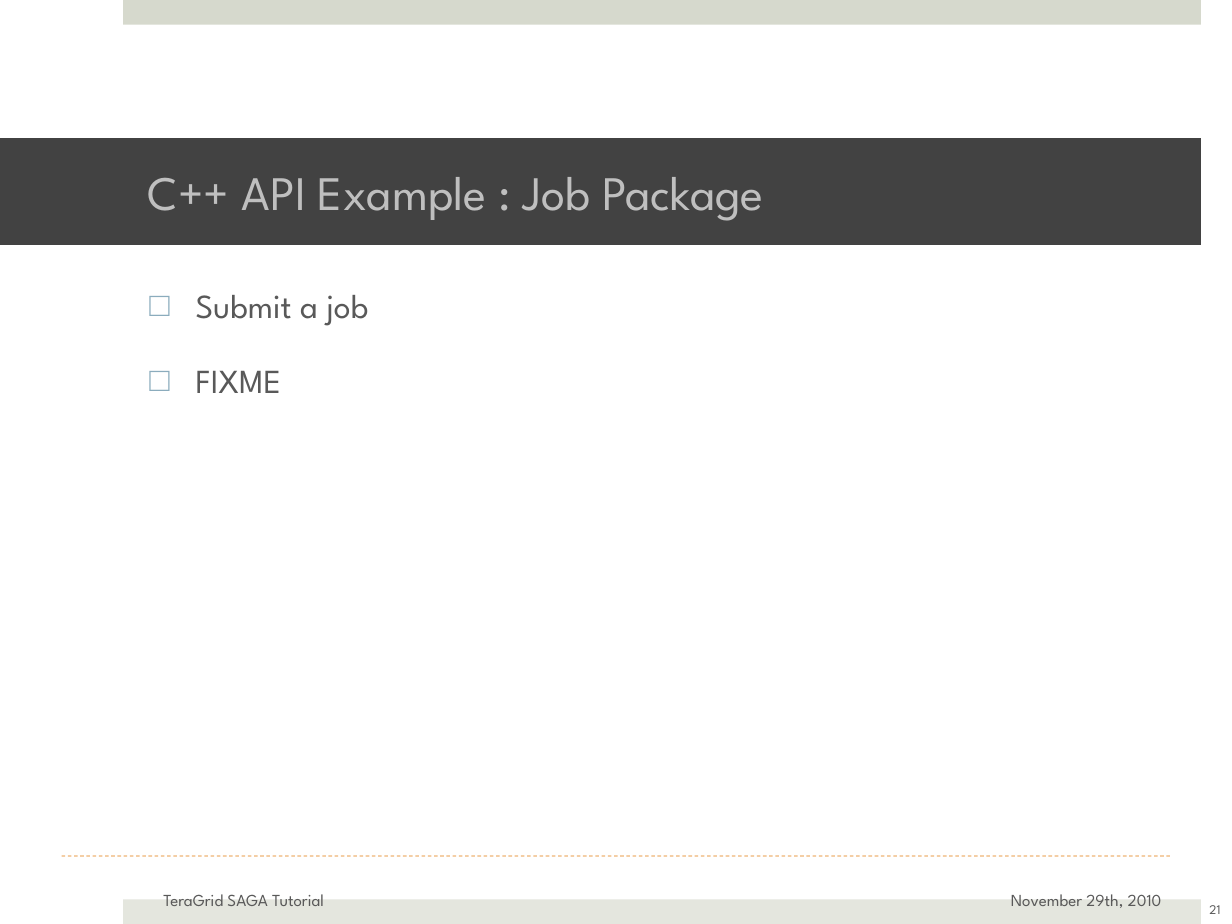
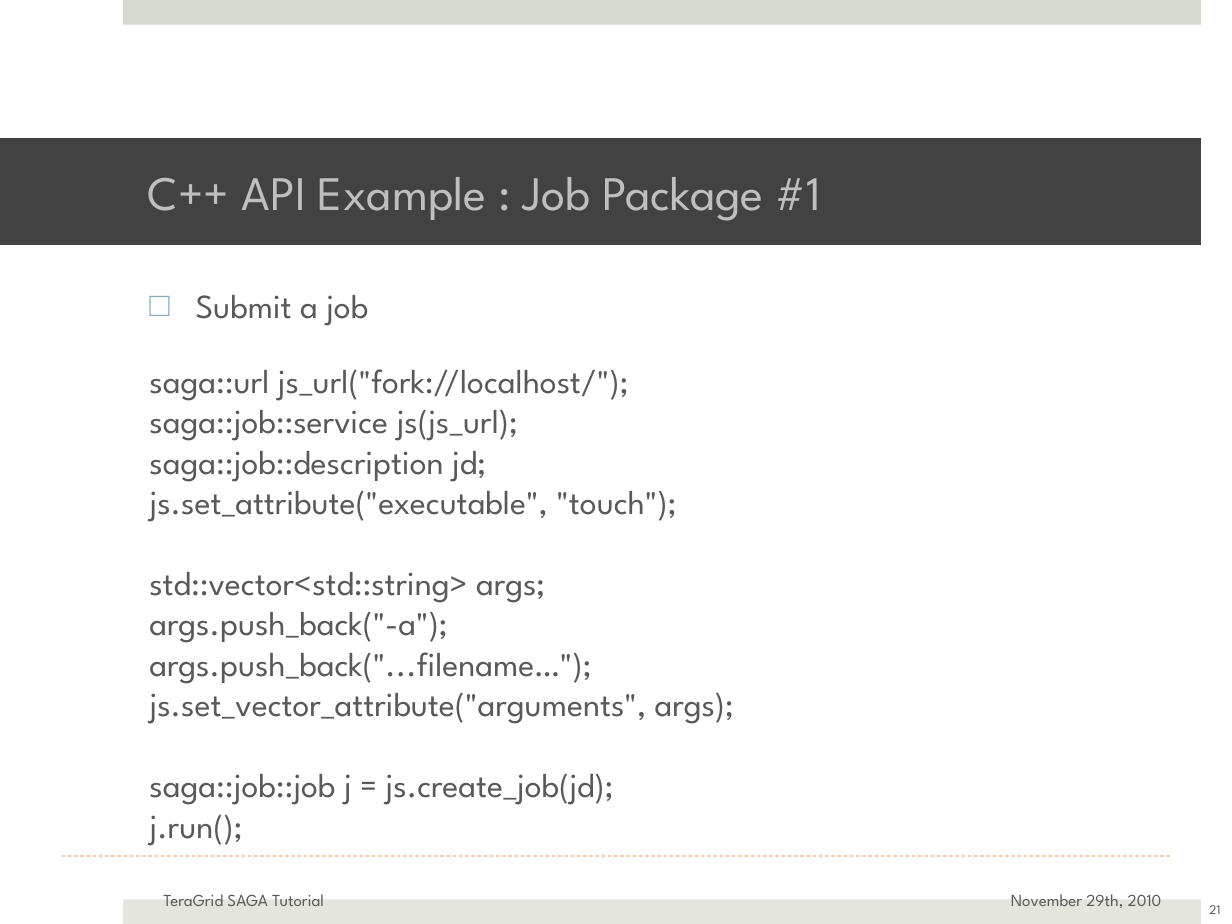
Before and after one commit to saga-project/saga-cpp-legacy-projects, a slide deck: slide 21 of tutorial/general_tutorial/SAGA-API-levels.pptx. Drawn at 1232x924 pixels with LibreOffice and Linux fonts; fonts in the diff are those of the drawing; background and template pictures are left out. Boxes give left, top, right and bottom in pixels: in the first picture for what was removed or moved away, otherwise in the second. Text is boxed around its words. In the diff, an @@ line names an element or a change of style, - is before the commit and + after.

```diff
--- a/tutorial/general_tutorial/SAGA-API-levels.pptx
+++ b/tutorial/general_tutorial/SAGA-API-levels.pptx
@@ title at [148, 177, 821, 221]: text changed @@
-C++ API Example : Job Package
+C++ API Example : Job Package #1
@@ text at [149, 369, 734, 846]: text changed @@
-□ FIXME
+saga::url js_url("fork://localhost/");
+saga::job::service js(js_url);
+saga::job::description jd;
+js.set_attribute("executable", "touch");
+std::vector<std::string> args;
+args.push_back("-a");
+args.push_back("...filename…");
+js.set_vector_attribute("arguments", args);
+saga::job::job j = js.create_job(jd);
+j.run();
```
Also in this commit, not shown: 6 other slides changed, 1 slide added, 1 other file.
